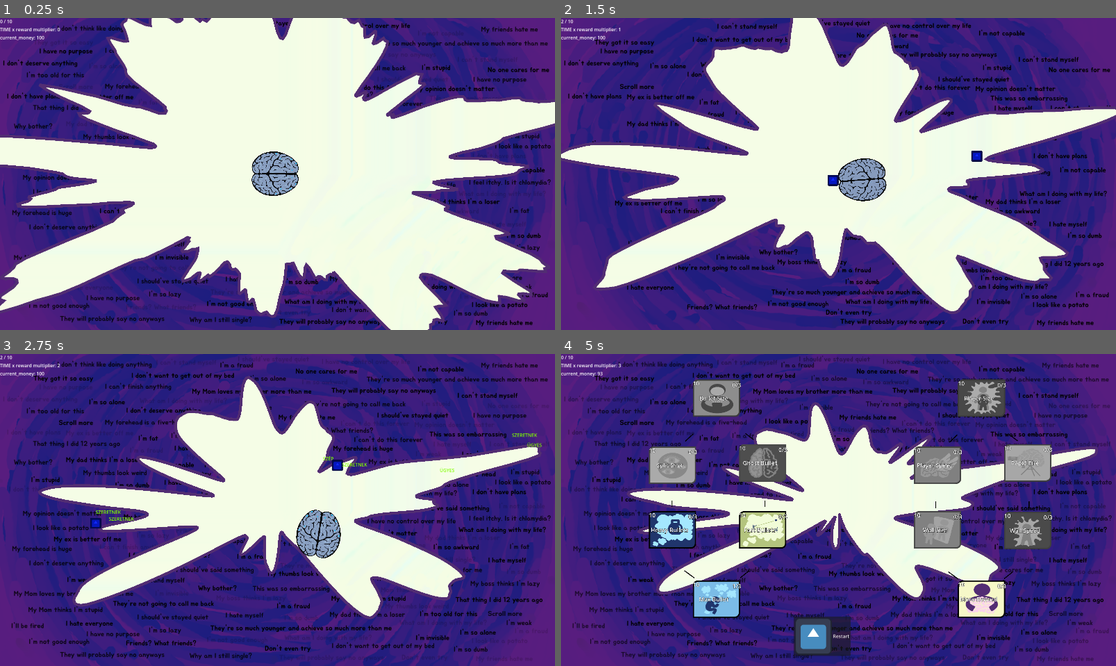
Above: before the commit, frames 1-4 (two rows, left to right).
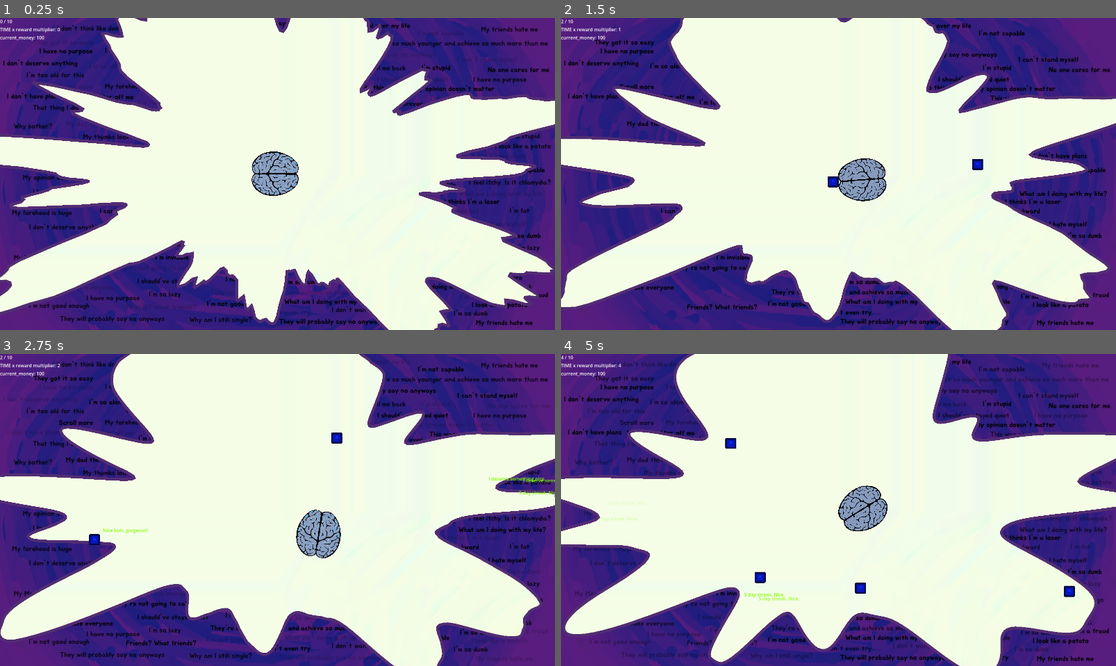
Above: after the commit, the same moments.

Repository: ekaktusz/bullet-hell-jam-7
Game: Godot game, scene res://Scenes/Map/Map.tscn
Two runs of this game, one before a commit and one after it. Both use one fixed random seed, a clock stepped at 60 frames per second and the inputs below. The engine's default icon, where the game draws it, is replaced by a stand-in: a white triangle on a blue panel in a dark square.
Inputs (mouse positions are in pixels of both pictures, inside the frame that each line leads up to):
- Up to frame 1 (0.25 s): no input
- Up to frame 2 (1.5 s): move the mouse to (960, 158) at 0.52 s; hold Right (ui_right) 0.53-1.28 s; click (960, 158) at 0.67 s; move the mouse to (727, 189) at 1.27 s; hold Down (ui_down) from 1.28 s (still down); click (727, 189) at 1.42 s
- Up to frame 3 (2.75 s): move the mouse to (333, 441) at 2.02 s; release Down (ui_down) at 2.03 s; hold Right (ui_right) from 2.03 s (still down); click (333, 441) at 2.17 s
- Up to frame 4 (5 s): move the mouse to (810, 572) at 2.77 s; release Right (ui_right) at 2.78 s; hold Up (ui_up) 2.78-3.53 s; click (810, 572) at 2.92 s; move the mouse to (1005, 556) at 3.52 s; hold Left (ui_left) 3.53-4.25 s; click (1005, 556) at 3.67 s; click (716, 600) at 4.25 s, where only the run before the commit has a clickable "Max Bullet"

The runs differ from the first frame. In frame 1, 5.9% of the frame differs, in the area x 0-100%, y 0-100%; in frame 2, 26%; in frame 3, 42%; in frame 4, 59%.

Commit message:
small fixes

Diff:
--- a/Scenes/Map/bullet_manager.gd
+++ b/Scenes/Map/bullet_manager.gd
@@ -11,7 +11,7 @@
 @onready var bullets_label: Label = $"../CanvasLayer/BulletsLabel"
 
 var bullets: Array = []
-var shoot_cooldown := 0.1
+var shoot_cooldown := 0.2
 var shoot_timer := 0.0
 var can_shoot := true
 
@@ -50,7 +50,7 @@
 		return
 
 	var mouse_pos = get_global_mouse_position()
-	var direction = (mouse_pos - to_global(brain.position)).normalized()
+	var direction = (mouse_pos - brain.global_position -Vector2(0,-25)).normalized()
 	var spawn_pos = brain.position + direction * brain.get_node("CollisionShape2D").shape.radius
 	var bullet_rng = rng.randf()
 	var bullet_type = get_bullet_type(bullet_rng)
--- a/Scenes/SkillTree/skill.gd
+++ b/Scenes/SkillTree/skill.gd
@@ -55,7 +55,6 @@
 	if can_unlock(SkillDatabase.current_money):
 		SkillDatabase.current_money -= cost
 		level_up()
-		print(id)
 		match id:
 			"max_bullet":
 				handle_max_bullet_level_up()
--- a/Scenes/SkillTree/skill_database.gd
+++ b/Scenes/SkillTree/skill_database.gd
@@ -33,7 +33,7 @@
 
 ##skillekkel buffolhato global valtozok
 var max_bullet_count = 10
-var wall_speed = 100
+var wall_speed = 0
 var wall_size = 500
 var player_speed = 100
 var player_size = 1.0
--- a/Scenes/Thought/thought.gd
+++ b/Scenes/Thought/thought.gd
@@ -4,8 +4,72 @@
 
 var is_good = true
 
-var good_thoughts = ["SZÉP", "SZERETNEK", "ÜGYES"]
-var bad_thoughts = ["BÉNA", "LÚZER", "KEVÉS"]
+var good_thoughts = [
+	"Nice butt, gorgeous!",
+	"5 day streak. Nice.",
+	"I deserve something nice",
+	"Okay, that was smooth",
+	"Fake it 'til you make it",
+	"Man, I'm funny!",
+	"Wow, they adore me!",
+	"Smiled at a stranger. Check.",
+	"Bitch, I'm fabulous",
+	"Snack time",
+	"I'm grateful for my mom",
+	"I'm grateful for my dad",
+	"I'm grateful for this awesome pizza",
+	"Who's a fart-for-brains now, Kyle from second-grade?",
+	"I love my friends",
+	"My tomato soup kicks ass",
+	"That sock is ridiculous. I love it.",
+	"I'm gonna talk about it",
+	"I will ask them out!",
+	"I smell good",
+	"I'm goning to do it!",
+	"I'm lucky to have friends like them"
+]
+var bad_thoughts = ["I'm fat",
+	"I can't do this forever",
+	"I'm not good enough",
+	"Everyone is getting married, why am I still single?",
+	"I'm too scared to talk about this",
+	"My thumbs look weird",
+	"I feel itchy. Is it chlamydia?",
+	"My forehead is huge",
+	"My forehead is a five-head",
+	"I should've said something",
+	"I'm so awkward",
+	"I'm so lazy",
+	"I should've stayed quiet",
+	"My friends hate me",
+	"I look like a potato",
+	"I'm so alone",
+	"I'm so dumb",
+	"My boss thinks I'm lazy",
+	"Why bother?",
+	"I'm a fraud",
+	"My mom thinks I'm stupid",
+	"My dad thinks I'm a loser",
+	"I can't finish anything",
+	"I'm weak",
+	"They're not going to call me back",
+	"They're so much younger, and achieved so much more thane me",
+	"I'm too old for this",
+	"That was so embarrassing!",
+	"Therapy is so expensive...",
+	"I can't stand myself",
+	"They probably will say no, anyways",
+	"My Mom loves my brother more than me",
+	"Scroll more",
+	"I don't deserve anything",
+	"My ex is better off me",
+	"I have no control over my life",
+	"I don't feel like doing anything",
+	"Hate them",
+	"Everyone is so stupid",
+	"I'm stupid",
+	"I'm not capable",
+	"That thing I did 12 years ago"]
 
 # Called when the node enters the scene tree for the first time.
 func _ready() -> void:
